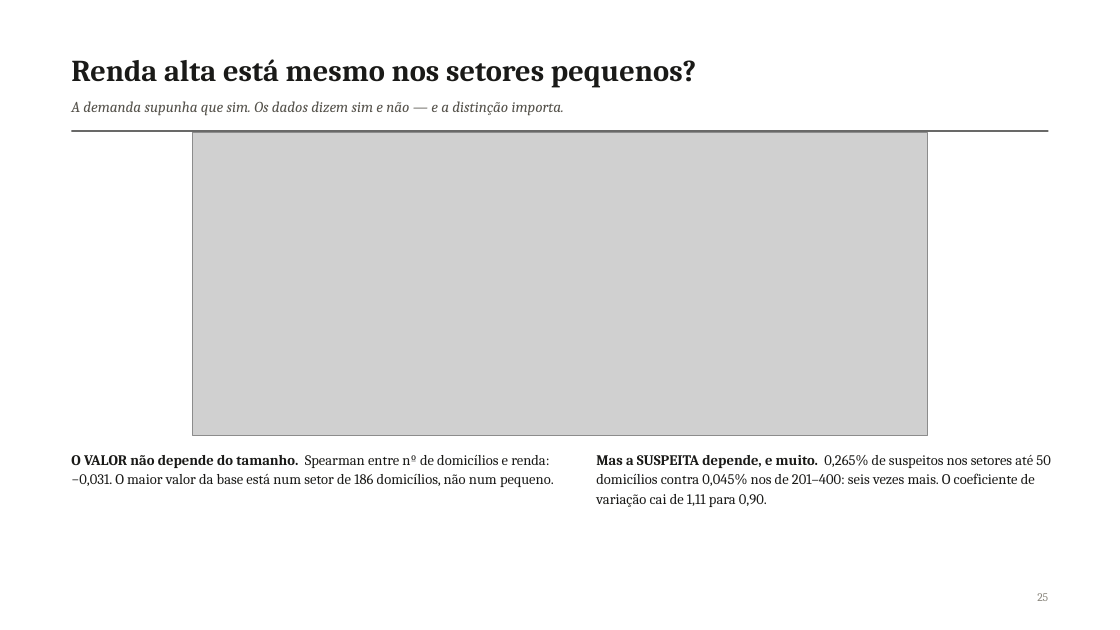
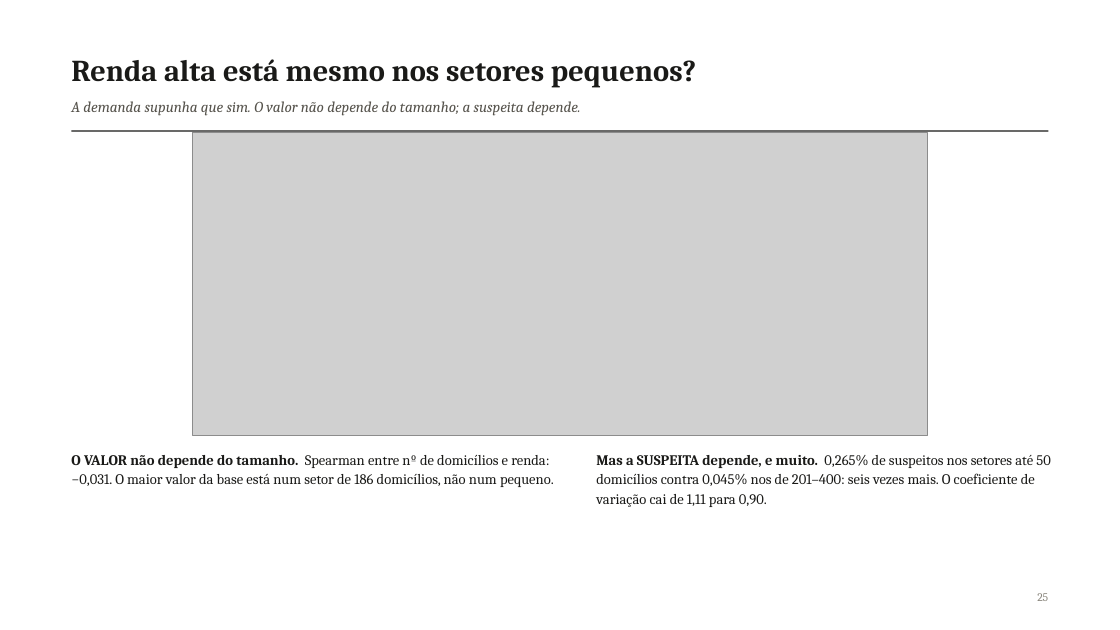
Before and after one commit to pedrinndias/Projeto_IVS_Censo, a slide deck: slide 23 of docs/Apresentacoes_IVS/historico/2026-08-21_EDA_Central_1a_rodada.pptx (slide 25 before the commit). Drawn at 1120x630 pixels with LibreOffice and Linux fonts; fonts in the diff are those of the drawing; grey boxes stand for pictures. Boxes give left, top, right and bottom in pixels: in the first picture for what was removed or moved away, otherwise in the second. Text is boxed around its words. In the diff, an @@ line names an element or a change of style, - is before the commit and + after.

```diff
--- a/docs/Apresentacoes_IVS/historico/2026-08-21_EDA_Central_1a_rodada.pptx
+++ b/docs/Apresentacoes_IVS/historico/2026-08-21_EDA_Central_1a_rodada.pptx
@@ text at [71, 101, 581, 116]: text changed @@
-A demanda supunha que sim. Os dados dizem sim e não — e a distinção importa.
+A demanda supunha que sim. O valor não depende do tamanho; a suspeita depende.
```
Also in this commit, not shown: 26 other slides changed, 7 slides removed, 3 other files.
